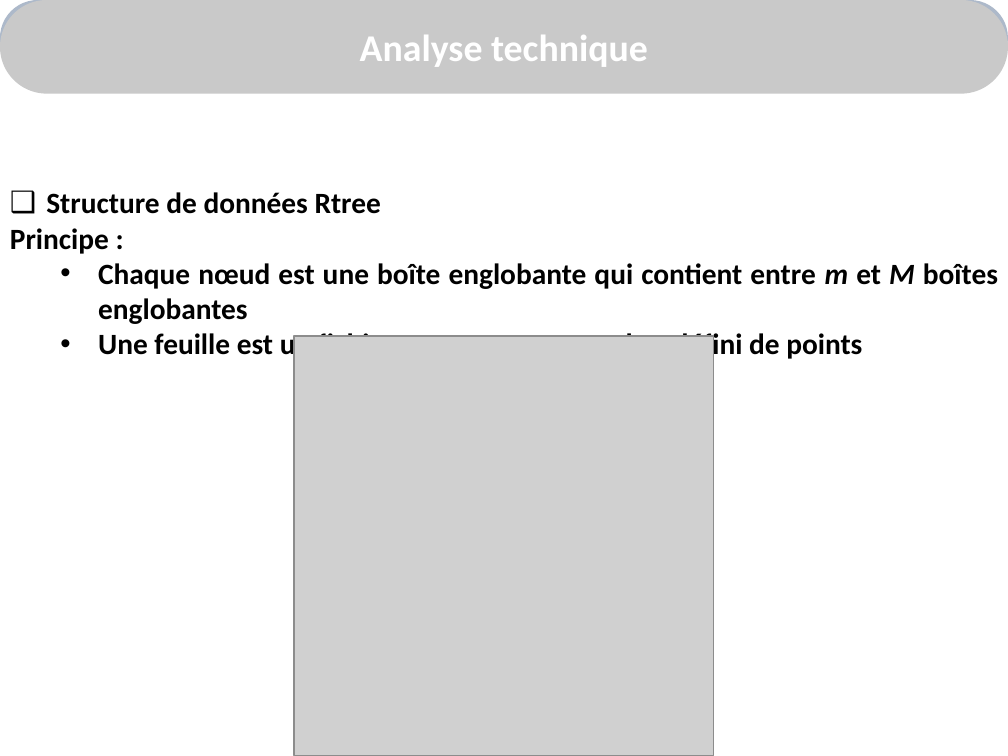
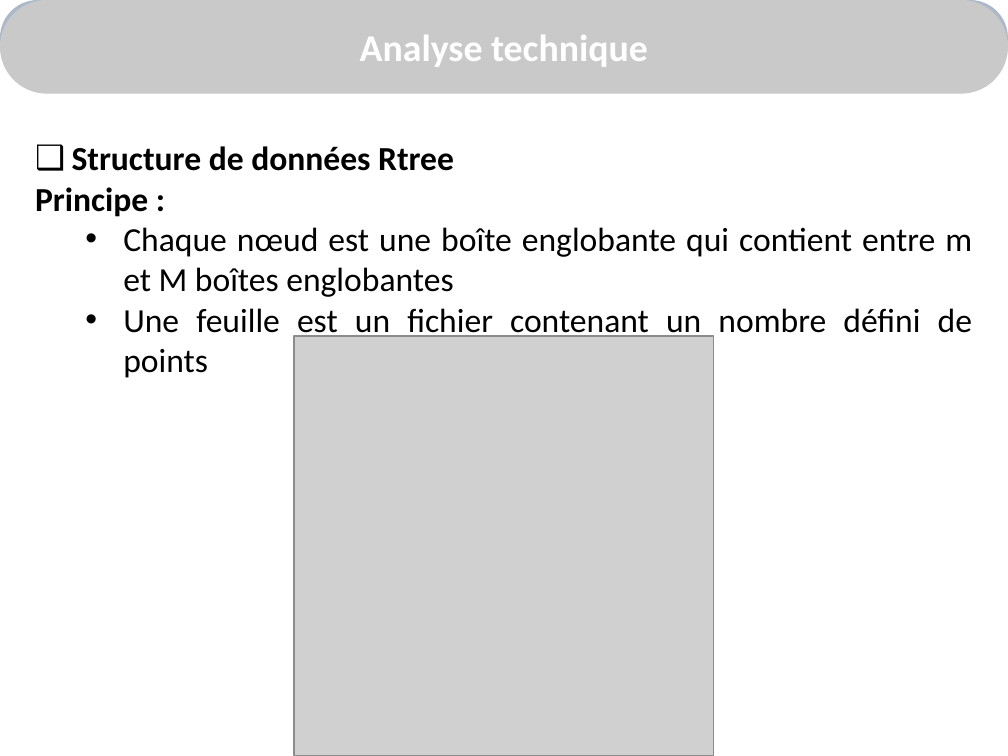
Before and after one commit to alkra/benchOKR, a slide deck: slide 9 of doc/presentationCopil/presentationVersion22Mars.pptx. Drawn at 1008x756 pixels with LibreOffice and Linux fonts; fonts in the diff are those of the drawing; grey boxes stand for pictures; background and template pictures are left out. Boxes give left, top, right and bottom in pixels: in the first picture for what was removed or moved away, otherwise in the second. Text is boxed around its words. In the diff, an @@ line names an element or a change of style, - is before the commit and + after.

```diff
--- a/doc/presentationCopil/presentationVersion22Mars.pptx
+++ b/doc/presentationCopil/presentationVersion22Mars.pptx
@@ text "Structure de données Rtree": place and size @@
-text "Structure de données Rtree" at <box>10,192,998,362</box>
+text "Structure de données Rtree" at <box>35,146,972,378</box>
@@ text "Structure de données Rtree" at <box>35,146,972,378</box>: size 21 to 24 pt; bold off in "Chaque nœud est une boîte englobante qui ...", "Une feuille est un fichier contenant un ..."; italic off in "m M" @@
```
Also in this commit, not shown: 9 other slides changed, 3 slides added, 3 slides removed, 1 other file.
